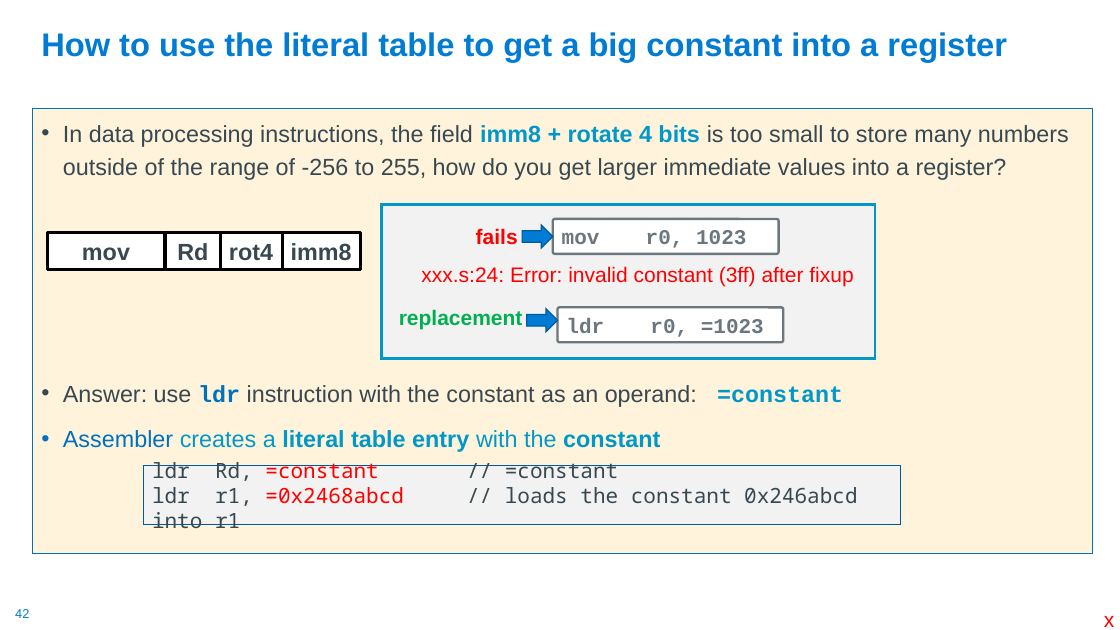
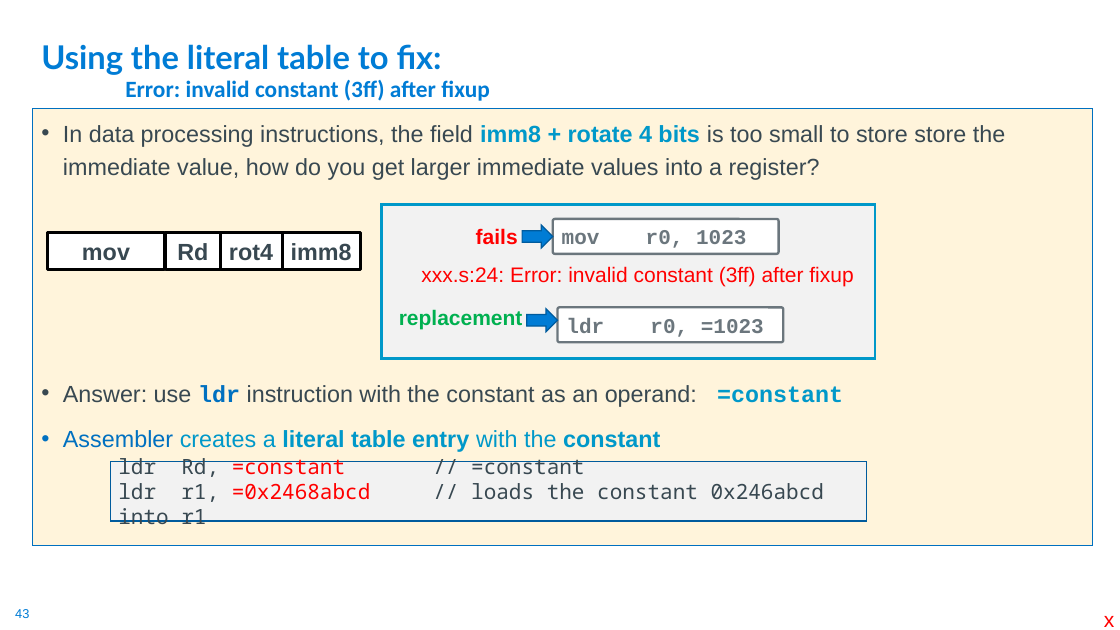
Before and after one commit to cse30-fa22/Muller_CSE30_Lecture_Slides, a slide deck: slide 43 of 08_Assm_Part3.pptx (slide 42 before the commit). Drawn at 1120x630 pixels with LibreOffice and Linux fonts; fonts in the diff are those of the drawing. Boxes give left, top, right and bottom in pixels: in the first picture for what was removed or moved away, otherwise in the second. Text is boxed around its words. In the diff, an @@ line names an element or a change of style, - is before the commit and + after.

```diff
--- a/08_Assm_Part3.pptx
+++ b/08_Assm_Part3.pptx
@@ title at (x1=41, y1=44, x2=490, y2=101): text changed; size 28 to 20 pt; font Arial to Calibri @@
-How to use the literal table to get a big constant into a register
+Using the literal table to fix:
+Error: invalid constant (3ff) after fixup
@@ text "In data processing instructions, the ..." resized from (x1=33, y1=109, x2=1093, y2=554) to (x1=33, y1=109, x2=1093, y2=546) @@
@@ text at (x1=63, y1=125, x2=1005, y2=180): text changed @@
-• In data processing instructions, the field imm8 + rotate 4 bits is too small to store many numbers outside of the range of -256 to 255, how do you get larger immediate values into a register?
+• In data processing instructions, the field imm8 + rotate 4 bits is too small to store store the immediate value, how do you get larger immediate values into a register?
@@ rectangle "ldr Rd, =constant // =constant" moved from (x1=144, y1=465, x2=901, y2=525) to (x1=110, y1=462, x2=867, y2=522) @@
@@ page number at (x1=15, y1=609, x2=29, y2=618): text changed @@
-42
+43
```
Also in this commit, not shown: 26 other slides changed, 3 slides added, 21 slides removed, 1 other file.
